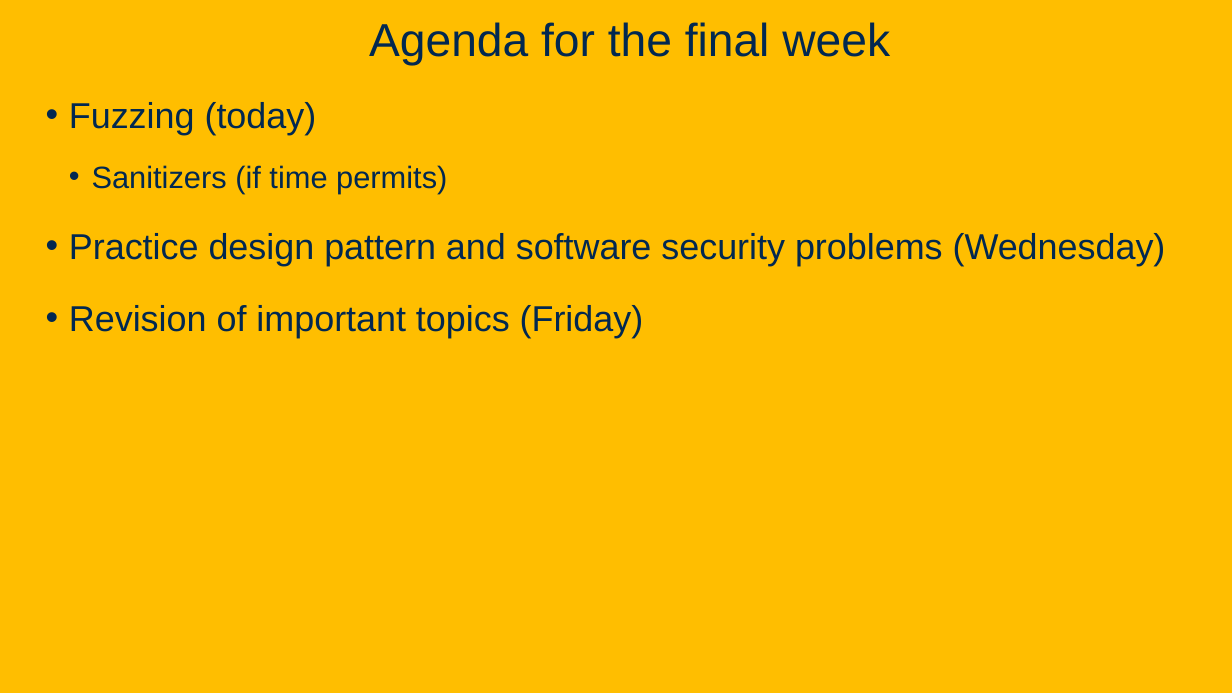
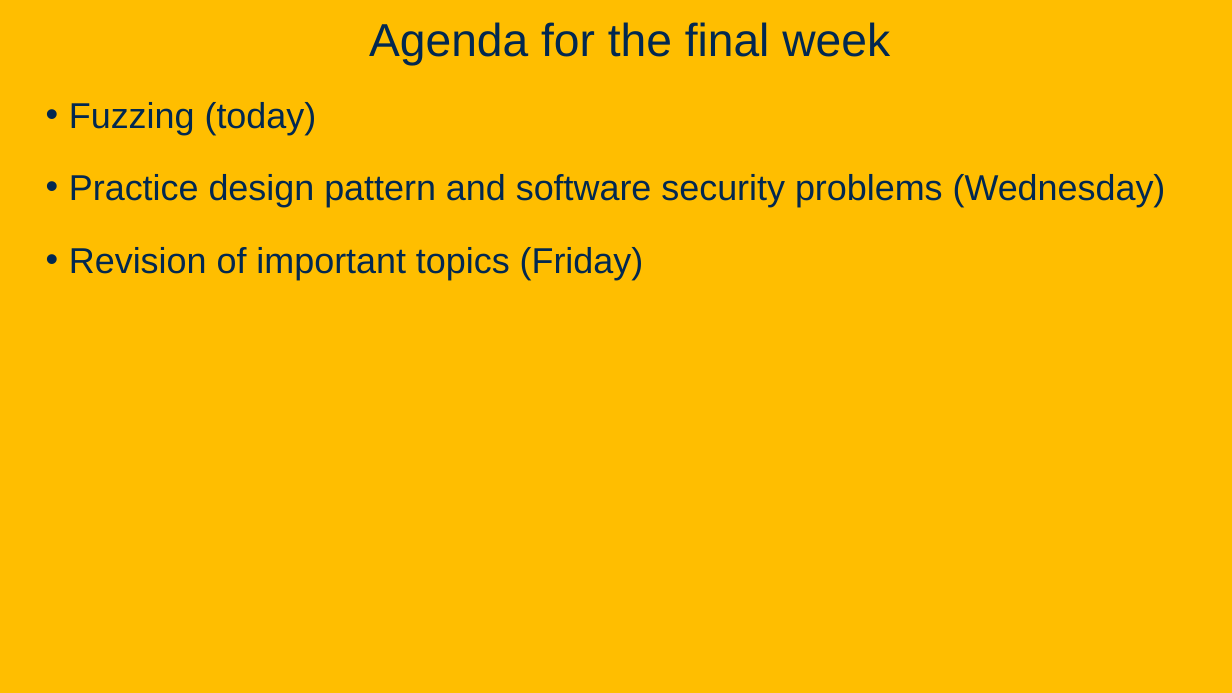
Before and after one commit to davsec-teaching/ECS160-Winter2025, a slide deck: slide 3 of slides/10_fuzzing.pptx (slide 2 before the commit). Drawn at 1232x693 pixels with LibreOffice and Linux fonts; fonts in the diff are those of the drawing; background and template pictures are left out. Boxes give left, top, right and bottom in pixels: in the first picture for what was removed or moved away, otherwise in the second. Text is boxed around its words. In the diff, an @@ line names an element or a change of style, - is before the commit and + after.

```diff
--- a/slides/10_fuzzing.pptx
+++ b/slides/10_fuzzing.pptx
@@ text at (92, 165, 447, 193): paragraph removed @@
-  • Sanitizers (if time permits)
```
Also in this commit, not shown: 6 other slides changed, 1 slide added.
